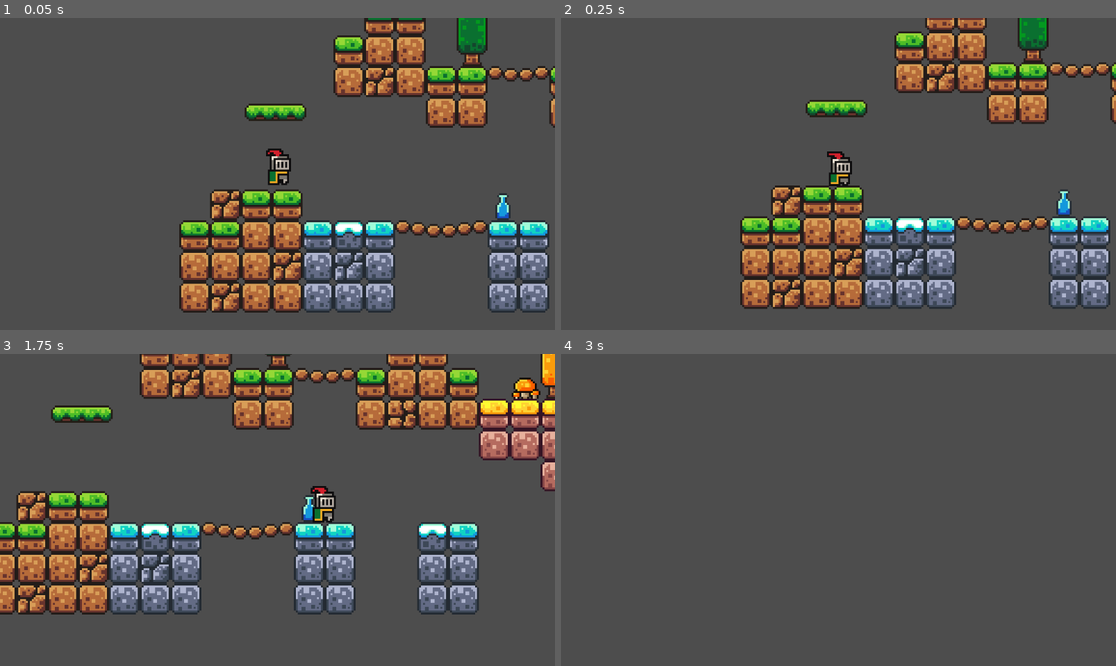
Above: before the commit, frames 1-4 (two rows, left to right).
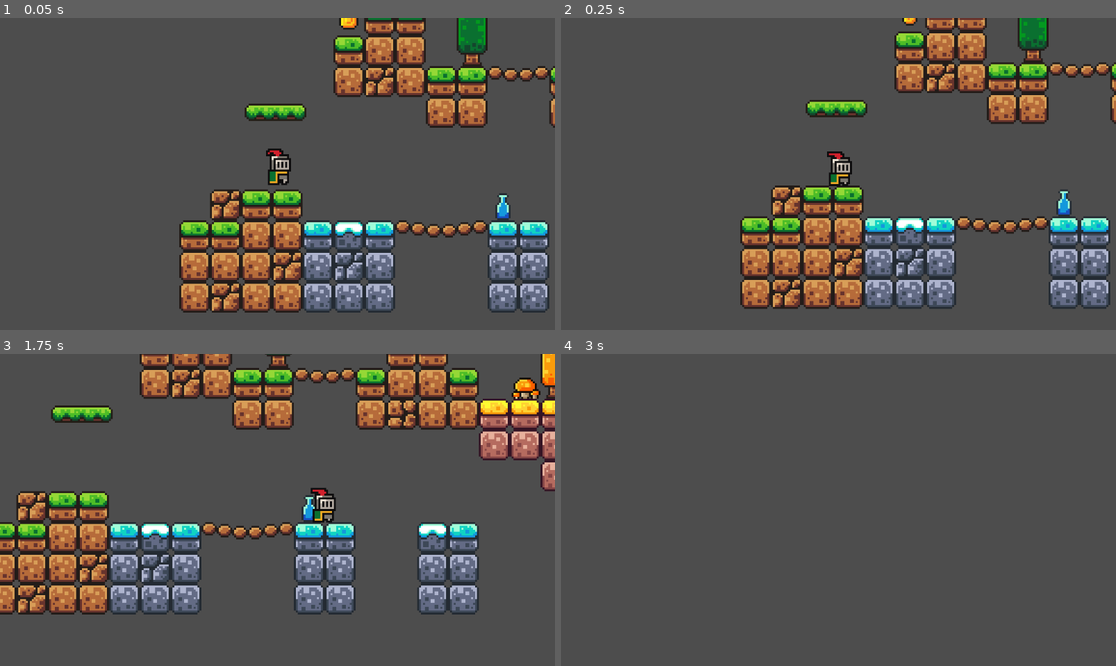
Above: after the commit, the same moments.

Repository: MarsLuo/godot-practise
Game: Godot game, scene res://scenes/game.tscn
Two runs of this game, one before a commit and one after it. Both use one fixed random seed, a clock stepped at 60 frames per second and the inputs below.
Inputs:
- Up to frame 1 (0.05 s): no input
- Up to frame 2 (0.25 s): no input
- Up to frame 3 (1.75 s): tap Enter (ui_accept) at 0.5, 0.77, 1.52 s; hold Right (ui_right) from 0.53 s (still down)
- Up to frame 4 (3 s): release Right (ui_right) at 2.03 s; hold Left (ui_left) 2.03-2.78 s; hold Right (ui_right) from 2.78 s (still down)

The runs differ from the first frame. In frame 1, 0.1% of the frame differs, in the area x 61-65%, y 0-4%; in frame 2, less than 0.1%; in frame 3, 0.2%, in the area x 56-61%, y 42-53%; in frame 4, nothing differs.

Commit message:
add coin

Diff:
--- /dev/null
+++ b/firstgame/scenes/coin.tscn
@@ -0,0 +1,108 @@
+[gd_scene load_steps=16 format=3 uid="uid://bduhfv3eax8wv"]
+
+[ext_resource type="Texture2D" uid="uid://52a7bn7q32fu" path="res://assets/sprites/coin.png" id="1_rwqht"]
+
+[sub_resource type="AtlasTexture" id="AtlasTexture_i64fm"]
+atlas = ExtResource("1_rwqht")
+region = Rect2(0, 0, 16, 16)
+
+[sub_resource type="AtlasTexture" id="AtlasTexture_11l1o"]
+atlas = ExtResource("1_rwqht")
+region = Rect2(16, 0, 16, 16)
+
+[sub_resource type="AtlasTexture" id="AtlasTexture_d14el"]
+atlas = ExtResource("1_rwqht")
+region = Rect2(32, 0, 16, 16)
+
+[sub_resource type="AtlasTexture" id="AtlasTexture_1ikuy"]
+atlas = ExtResource("1_rwqht")
+region = Rect2(48, 0, 16, 16)
+
+[sub_resource type="AtlasTexture" id="AtlasTexture_wnlwo"]
+atlas = ExtResource("1_rwqht")
+region = Rect2(64, 0, 16, 16)
+
+[sub_resource type="AtlasTexture" id="AtlasTexture_jig8b"]
+atlas = ExtResource("1_rwqht")
+region = Rect2(80, 0, 16, 16)
+
+[sub_resource type="AtlasTexture" id="AtlasTexture_xmuha"]
+atlas = ExtResource("1_rwqht")
+region = Rect2(96, 0, 16, 16)
+
+[sub_resource type="AtlasTexture" id="AtlasTexture_kfxoj"]
+atlas = ExtResource("1_rwqht")
+region = Rect2(112, 0, 16, 16)
+
+[sub_resource type="AtlasTexture" id="AtlasTexture_jsmju"]
+atlas = ExtResource("1_rwqht")
+region = Rect2(128, 0, 16, 16)
+
+[sub_resource type="AtlasTexture" id="AtlasTexture_s0mny"]
+atlas = ExtResource("1_rwqht")
+region = Rect2(144, 0, 16, 16)
+
+[sub_resource type="AtlasTexture" id="AtlasTexture_7cc30"]
+atlas = ExtResource("1_rwqht")
+region = Rect2(160, 0, 16, 16)
+
+[sub_resource type="AtlasTexture" id="AtlasTexture_rojmm"]
+atlas = ExtResource("1_rwqht")
+region = Rect2(176, 0, 16, 16)
+
+[sub_resource type="SpriteFrames" id="SpriteFrames_ls27i"]
+animations = [{
+"frames": [{
+"duration": 1.0,
+"texture": SubResource("AtlasTexture_i64fm")
+}, {
+"duration": 1.0,
+"texture": SubResource("AtlasTexture_11l1o")
+}, {
+"duration": 1.0,
+"texture": SubResource("AtlasTexture_d14el")
+}, {
+"duration": 1.0,
+"texture": SubResource("AtlasTexture_1ikuy")
+}, {
+"duration": 1.0,
+"texture": SubResource("AtlasTexture_wnlwo")
+}, {
+"duration": 1.0,
+"texture": SubResource("AtlasTexture_jig8b")
+}, {
+"duration": 1.0,
+"texture": SubResource("AtlasTexture_xmuha")
+}, {
+"duration": 1.0,
+"texture": SubResource("AtlasTexture_kfxoj")
+}, {
+"duration": 1.0,
+"texture": SubResource("AtlasTexture_jsmju")
+}, {
+"duration": 1.0,
+"texture": SubResource("AtlasTexture_s0mny")
+}, {
+"duration": 1.0,
+"texture": SubResource("AtlasTexture_7cc30")
+}, {
+"duration": 1.0,
+"texture": SubResource("AtlasTexture_rojmm")
+}],
+"loop": true,
+"name": &"default",
+"speed": 5.0
+}]
+
+[sub_resource type="CircleShape2D" id="CircleShape2D_ssuvv"]
+radius = 6.08276
+
+[node name="Area2D" type="Area2D"]
+
+[node name="AnimatedSprite2D" type="AnimatedSprite2D" parent="."]
+sprite_frames = SubResource("SpriteFrames_ls27i")
+autoplay = "default"
+frame_progress = 0.329792
+
+[node name="CollisionShape2D" type="CollisionShape2D" parent="."]
+shape = SubResource("CircleShape2D_ssuvv")
--- a/firstgame/scenes/game.tscn
+++ b/firstgame/scenes/game.tscn
@@ -1,8 +1,9 @@
-[gd_scene load_steps=9 format=4 uid="uid://b0xohcdmfemjv"]
+[gd_scene load_steps=10 format=4 uid="uid://b0xohcdmfemjv"]
 
 [ext_resource type="PackedScene" uid="uid://d107tbxhke6pg" path="res://scenes/player.tscn" id="1_uwrxv"]
 [ext_resource type="PackedScene" uid="uid://cqwqyh15q8wx" path="res://scenes/paltform.tscn" id="2_lnu2h"]
 [ext_resource type="Texture2D" uid="uid://cmgxefm4ivool" path="res://assets/sprites/world_tileset.png" id="2_yqjtg"]
+[ext_resource type="PackedScene" uid="uid://bduhfv3eax8wv" path="res://scenes/coin.tscn" id="4_lbhrr"]
 
 [sub_resource type="TileSetAtlasSource" id="TileSetAtlasSource_lnu2h"]
 texture = ExtResource("2_yqjtg")
@@ -240,3 +241,12 @@
 speed_scale = 0.5
 
 [node name="foreground" type="TileMapLayer" parent="."]
+
+[node name="Area2D" parent="." instance=ExtResource("4_lbhrr")]
+position = Vector2(40, -88)
+
+[node name="Area2D2" parent="." instance=ExtResource("4_lbhrr")]
+position = Vector2(73, -102)
+
+[node name="Area2D3" parent="." instance=ExtResource("4_lbhrr")]
+position = Vector2(57, -104)
--- a/firstgame/scenes/player.tscn
+++ b/firstgame/scenes/player.tscn
@@ -50,7 +50,7 @@
 sprite_frames = SubResource("SpriteFrames_rhr3r")
 animation = &"idle"
 autoplay = "idle"
-frame_progress = 0.00881448
+frame_progress = 0.439938
 
 [node name="CollisionShape2D" type="CollisionShape2D" parent="."]
 position = Vector2(0, 6)
